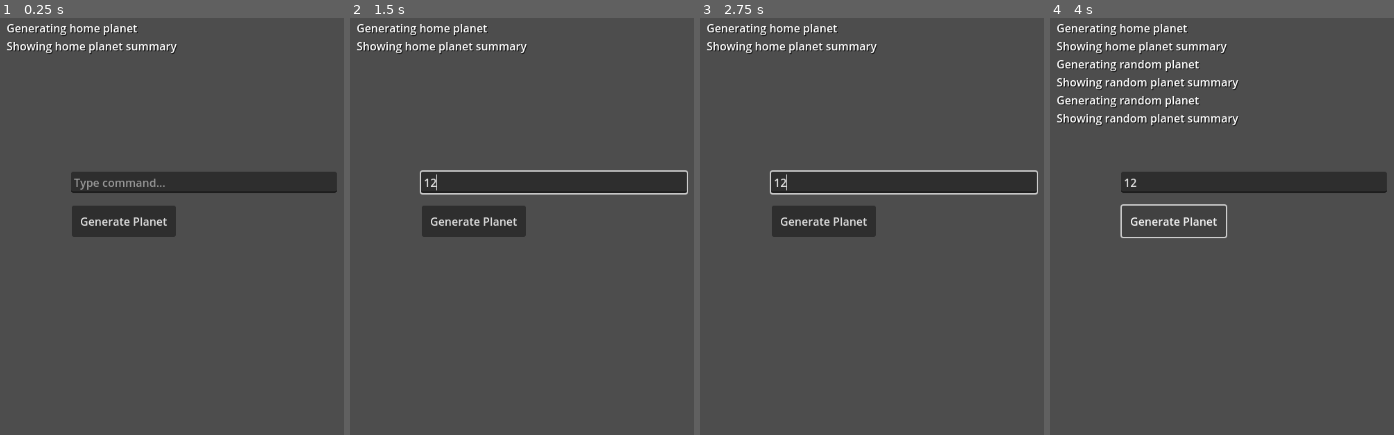
Above: before the commit, frames 1-4 (left to right).
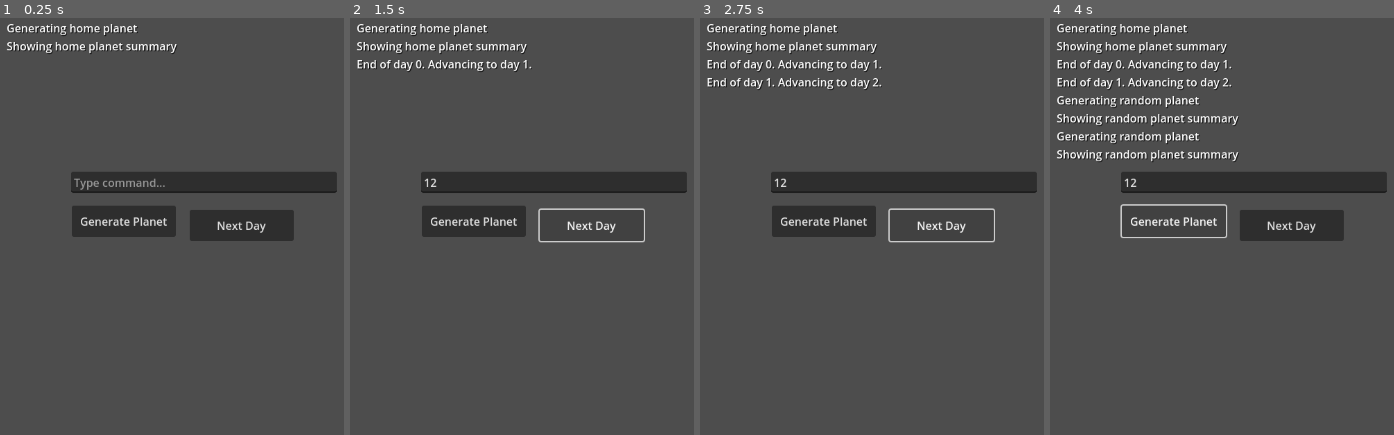
Above: after the commit, the same moments.

Repository: opallo/space-economy
Game: Godot game, scene res://node_2d.tscn
Two runs of this game, one before a commit and one after it. Both use one fixed random seed, a clock stepped at 60 frames per second and the inputs below.
Inputs (mouse positions are in pixels of both pictures, inside the frame that each line leads up to):
- Up to frame 1 (0.25 s): no input
- Up to frame 2 (1.5 s): click (552, 180) at 0.52 s; type "12" at 0.6 s; click (590, 226) at 1.25 s, where only the run after the commit has a clickable "Next Day"
- Up to frame 3 (2.75 s): click (940, 226) at 2 s, where only the run after the commit has a clickable "Next Day"
- Up to frame 4 (4 s): click "Generate Planet" at 2.75 s; click "Generate Planet" at 3.5 s

The runs differ from the first frame. In frame 1, 2.2% of the frame differs, in the area x 55-86%, y 46-54%; in frame 2, 1.9%; in frame 3, 2.4%; in frame 4, 4.7%, in the area x 2-86%, y 10-54%.

Commit message:
Implement day cycle, add button for advancing day

Diff:
--- a/Scripts/game_manager.gd
+++ b/Scripts/game_manager.gd
@@ -5,6 +5,7 @@
 @onready var debug_label = $CanvasLayer/Label
 @onready var generate_planet_button = $CanvasLayer/GeneratePlanetButton
 
+var current_day = 0
 
 func _ready():
 	randomize()
@@ -27,6 +28,9 @@
 				debug_input.select_all()
 				debug_input.clear()
 
+func advance_to_next_day():
+	current_day += 1
+	debug_log("End of day " + str(current_day - 1) + ". " + "Advancing to day " + str(current_day) + ".")
 
 func show_planet_summary(planet: Planet):
 	print("Name: " + planet.planet_name)
@@ -51,3 +55,7 @@
 
 func debug_log(message: String):
 	debug_label.text += message + "\n"
+
+
+func _on_next_day_pressed():
+	advance_to_next_day()
--- a/node_2d.tscn
+++ b/node_2d.tscn
@@ -24,6 +24,13 @@
 offset_bottom = 237.0
 label_settings = SubResource("LabelSettings_jhbuw")
 
+[node name="NextDay" type="Button" parent="CanvasLayer"]
+offset_left = 523.0
+offset_top = 323.0
+offset_right = 673.0
+offset_bottom = 368.0
+text = "Next Day"
+
 [node name="GeneratePlanetButton" type="Button" parent="CanvasLayer"]
 offset_left = 353.0
 offset_top = 317.0
@@ -31,4 +38,5 @@
 offset_bottom = 362.0
 text = "Generate Planet"
 
+[connection signal="pressed" from="CanvasLayer/NextDay" to="." method="_on_next_day_pressed"]
 [connection signal="pressed" from="CanvasLayer/GeneratePlanetButton" to="." method="_on_generate_planet_button_pressed"]
